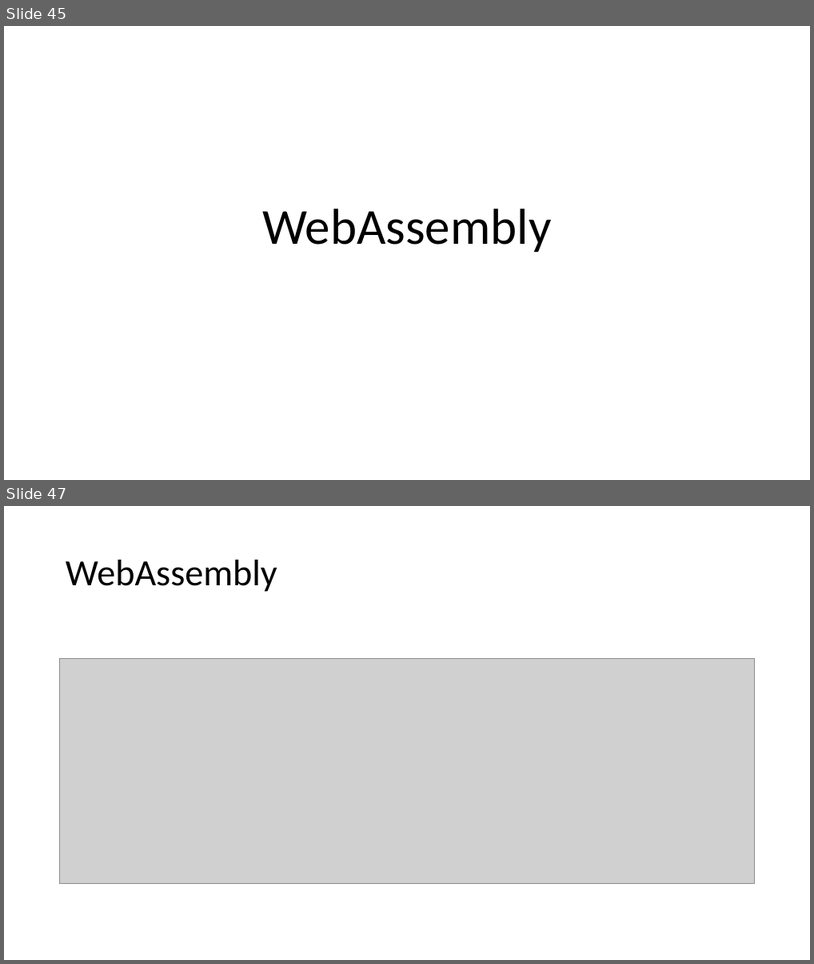
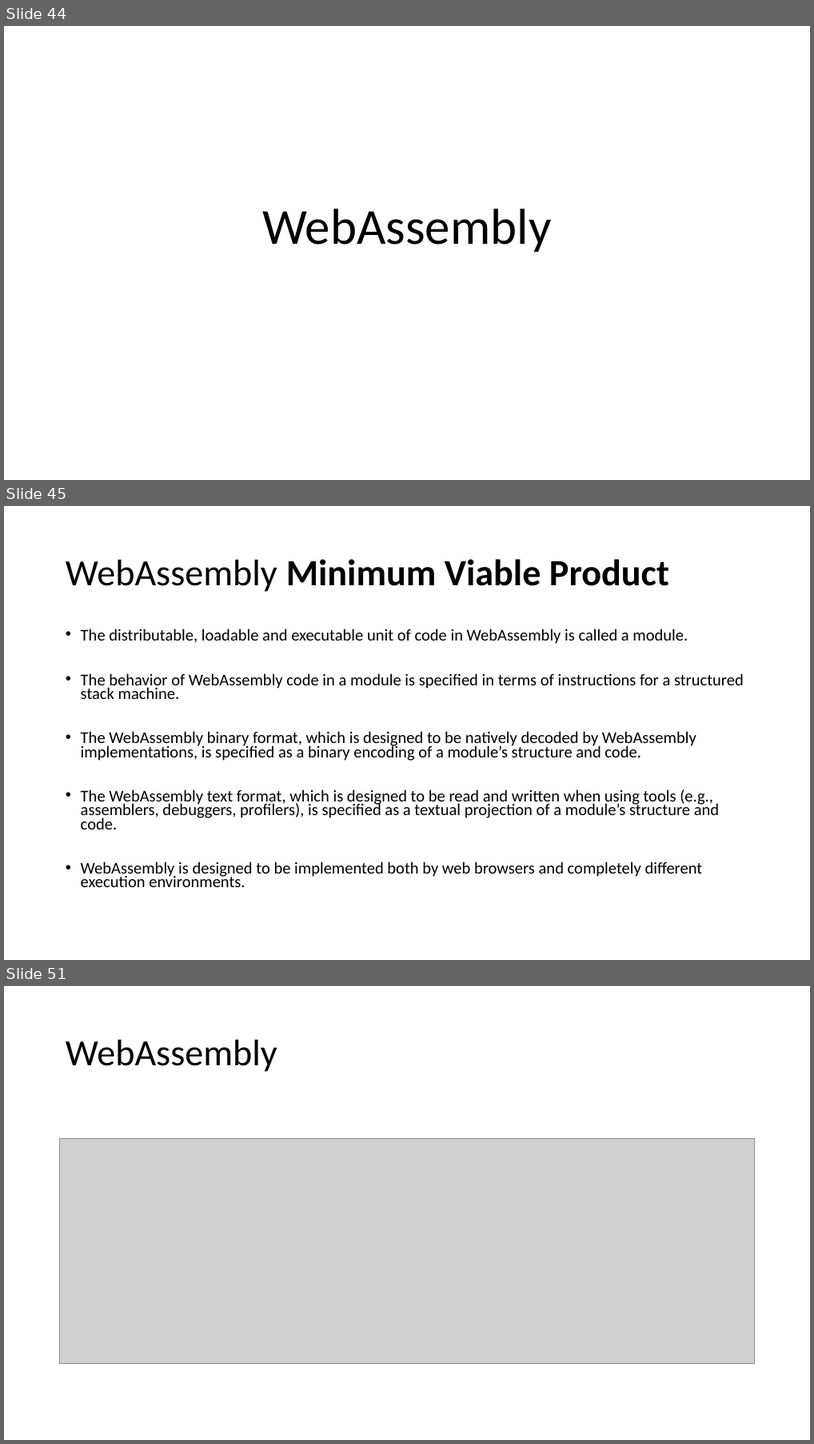
Before and after one commit to AGanyushkin/teraflops, a slide deck: conf.pptx. Shown one above the other, each under a label of ours: slides 45 and 47 before the commit, slides 44, 45 and 51 after it; the slides between them are not shown. The pictures are 814x964 and 814x1444 pixels, drawn with LibreOffice and Linux fonts; fonts in the diff are those of the drawing; grey boxes stand for pictures. Boxes give left, top, right and bottom in pixels: in the first picture for what was removed or moved away, otherwise in the second. Text is boxed around its words. In the diff, an @@ line names an element or a change of style, - is before the commit and + after.

```diff
--- a/conf.pptx
+++ b/conf.pptx
@@ slide 45 added at [4, 506, 810, 960], background #FFFFFF @@
@@ title added at [66, 559, 670, 592], 44 pt, text #000000, bold @@
+WebAssembly Minimum Viable Product
@@ text added at [81, 628, 744, 887], 19.6 pt, text #000000 @@
+• The distributable, loadable and executable unit of code in WebAssembly is called a module.
+• The behavior of WebAssembly code in a module is specified in terms of instructions for a structured stack machine.
+• The WebAssembly binary format, which is designed to be natively decoded by WebAssembly implementations, is specified as a binary encoding of a module’s structure and code.
+• The WebAssembly text format, which is designed to be read and written when using tools (e.g., assemblers, debuggers, profilers), is specified as a textual projection of a module’s structure and code.
+• WebAssembly is designed to be implemented both by web browsers and completely different execution environments.
@@ what was slide 45 is now slide 44 @@
@@ what was slide 47 is now slide 51 @@
```
Also in this commit, not shown: 4 slides changed, 4 other slides added, 1 slide removed.
